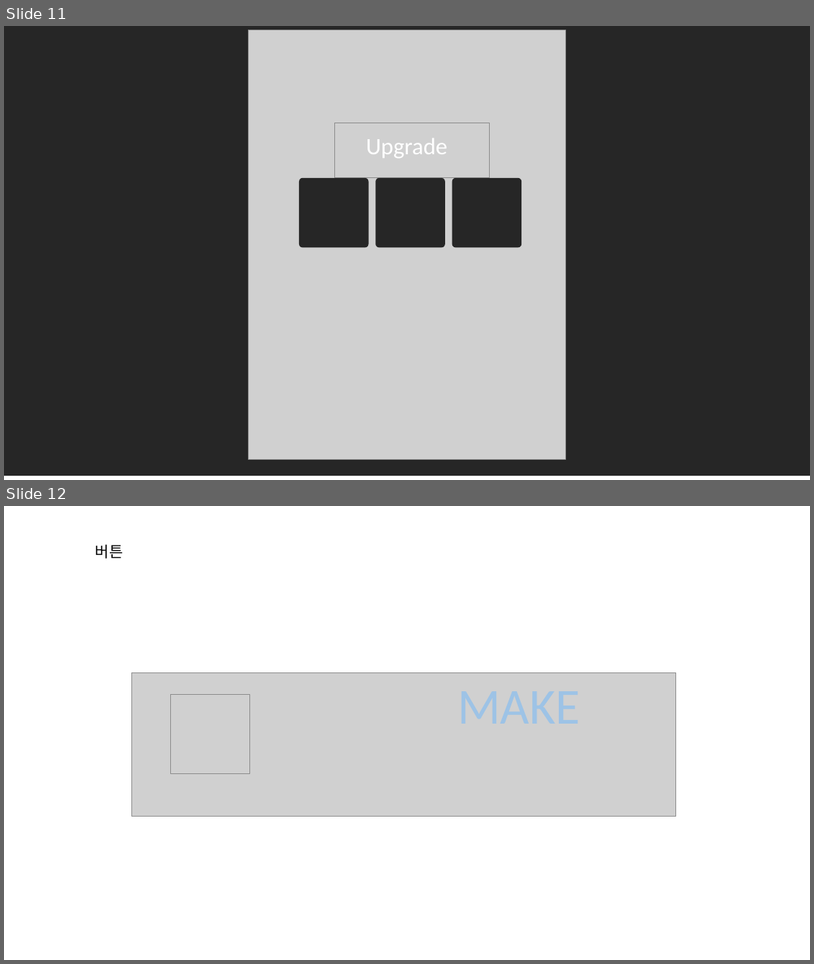
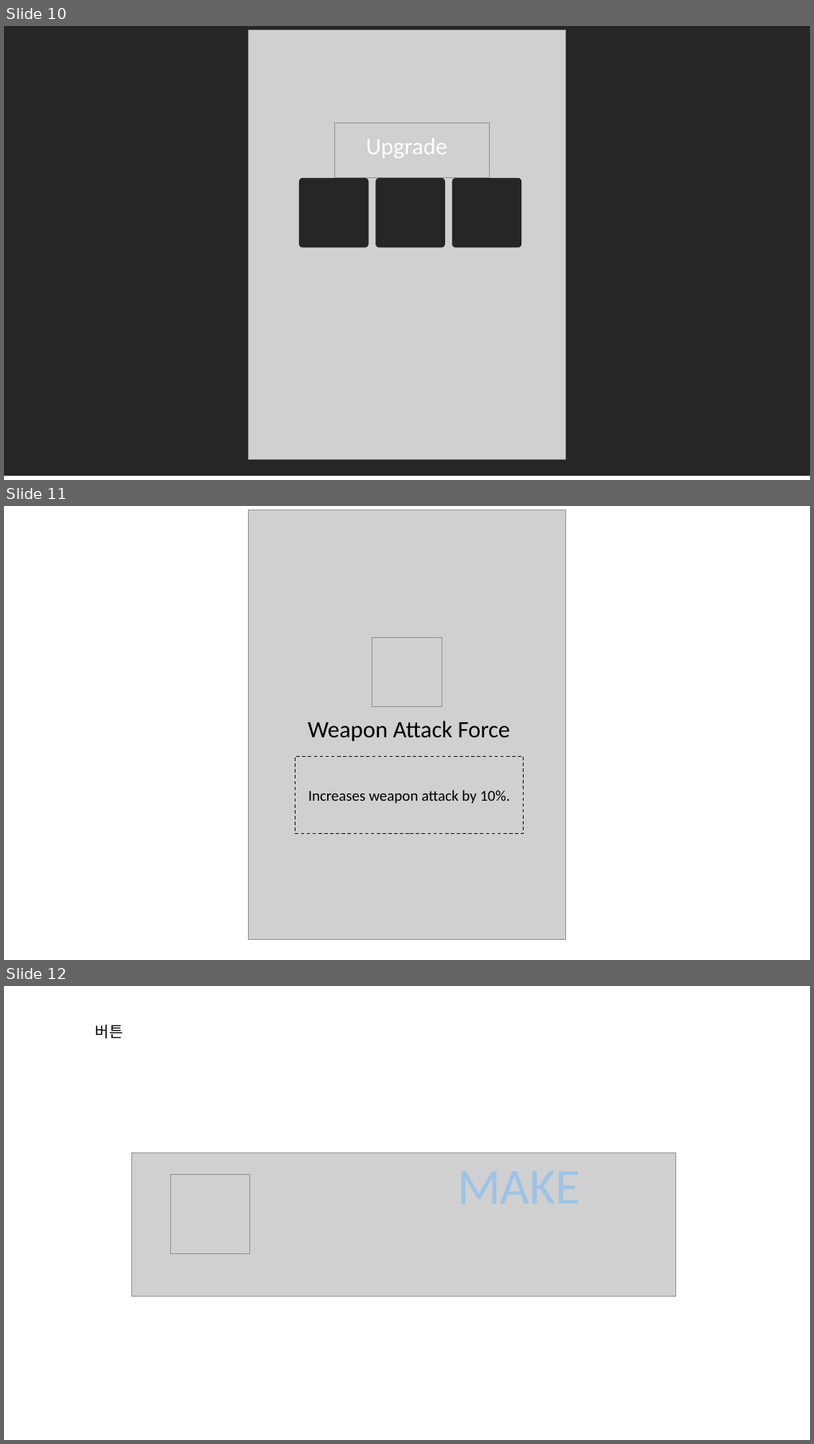
Before and after one commit to grootnam/PROJECT-SS, a slide deck: ui_design/ui_design.pptx. Shown one above the other, each under a label of ours: slides 11 and 12 before the commit, slides 10, 11 and 12 after it. The pictures are 814x964 and 814x1444 pixels, drawn with LibreOffice and Linux fonts; fonts in the diff are those of the drawing; grey boxes stand for pictures. Boxes give left, top, right and bottom in pixels: in the first picture for what was removed or moved away, otherwise in the second. Text is boxed around its words. In the diff, an @@ line names an element or a change of style, - is before the commit and + after.

```diff
--- a/ui_design/ui_design.pptx
+++ b/ui_design/ui_design.pptx
@@ slide 11 added at <box>4,506,810,960</box>, background #FFFFFF @@
@@ picture added at <box>249,510,566,939</box> @@
@@ picture added at <box>373,637,442,707</box> @@
@@ text added at <box>308,721,511,741</box>, 28 pt, text #000000 @@
+Weapon Attack Force
@@ rectangle added at <box>296,756,524,834</box>, outline #000000 1 pt dashed @@
@@ text added at <box>309,790,511,803</box>, 18 pt, text #000000 @@
+Increases weapon attack by 10%.
@@ what was slide 11 is now slide 10 @@
```
Also in this commit, not shown: 1 slide removed, 59 other files.
